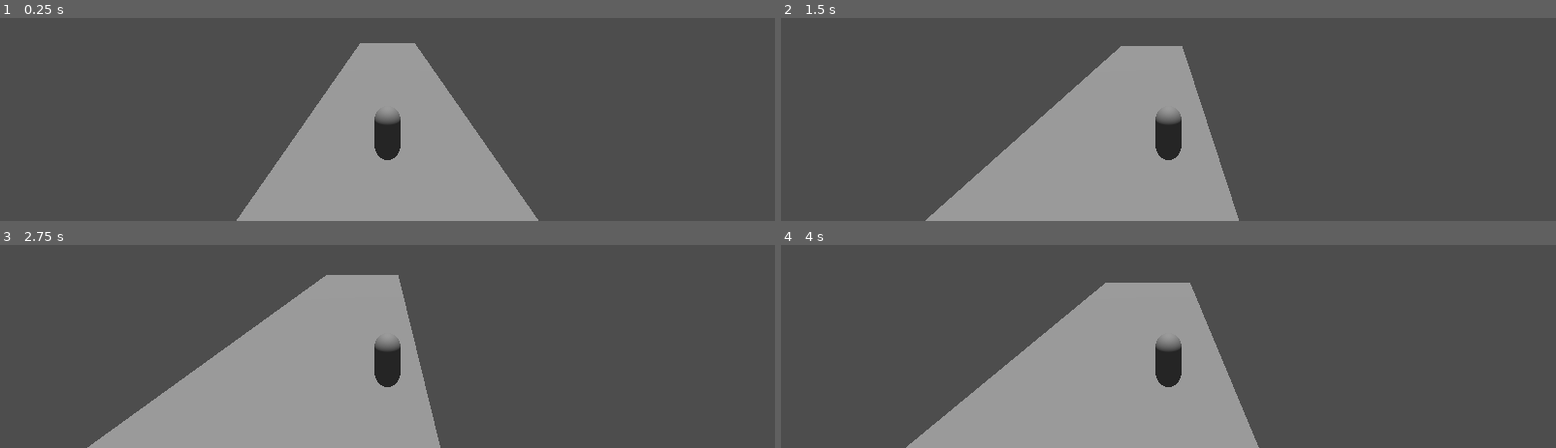
Above: before the commit, frames 1-4 (two rows, left to right).
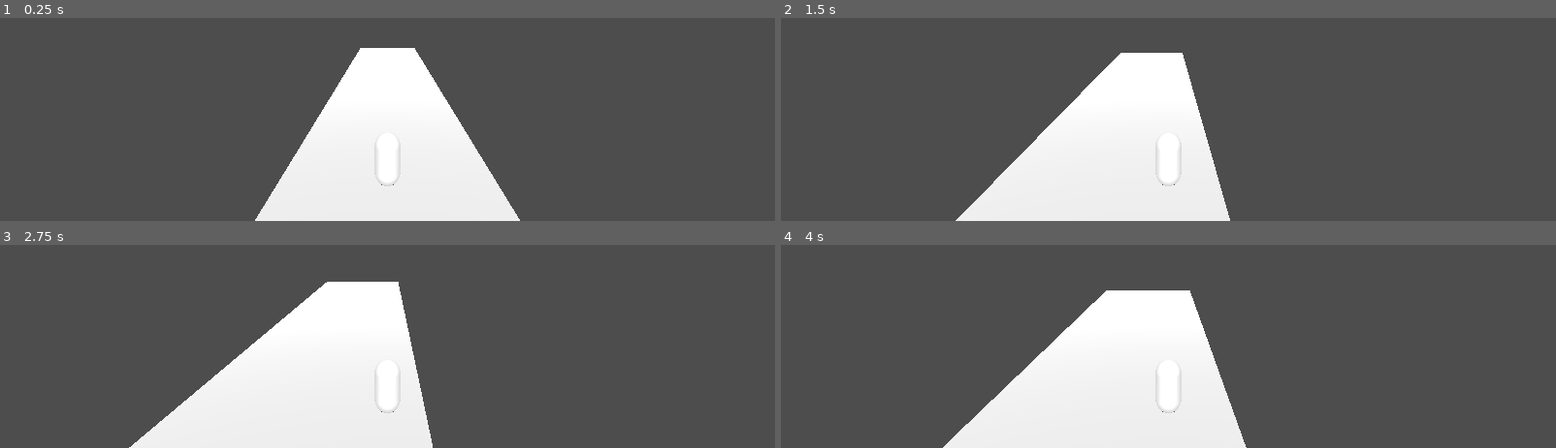
Above: after the commit, the same moments.

Repository: XiniDev/AutoScroller
Game: Godot game, scene res://level.tscn
Two runs of this game, one before a commit and one after it. Both use one fixed random seed, a clock stepped at 60 frames per second and the inputs below.
Inputs:
- Up to frame 1 (0.25 s): no input
- Up to frame 2 (1.5 s): hold D (move_right) 0.53-1.28 s; tap Space (jump) at 0.77 s; hold A (move_left) from 1.28 s (still down)
- Up to frame 3 (2.75 s): tap Space (jump) at 1.52 s; release A (move_left) at 2.03 s; hold D (move_right) from 2.03 s (still down)
- Up to frame 4 (4 s): tap Space (jump) at 3.02, 3.77 s; release D (move_right) at 3.53 s; hold A (move_left) from 3.53 s (still down)

The runs differ from the first frame. In frame 1, 20% of the frame differs, in the area x 30-70%, y 12-100%; in frame 2, 21%; in frame 3, 23%, in the area x 11-57%, y 14-100%; in frame 4, 23%.

Commit message:
Added background colour
Added world environment to add colour to the scene to ensure objects don't blend in. Also attached light to the player rather than the scene

Diff:
--- a/level.tscn
+++ b/level.tscn
@@ -6,6 +6,8 @@
 
 [sub_resource type="PlaneMesh" id="PlaneMesh_o23mo"]
 size = Vector2(10, 50)
+
+[sub_resource type="StandardMaterial3D" id="StandardMaterial3D_rlter"]
 
 [sub_resource type="ConvexPolygonShape3D" id="ConvexPolygonShape3D_3ec7s"]
 points = PackedVector3Array(-5.1773, 0.17727, -25.1773, 5.10638, 0.17727, 25.1773, 5.10638, 0.17727, -25.1773, -5.1773, 0.17727, 25.1773)
@@ -15,13 +17,11 @@
 [node name="WorldEnvironment" type="WorldEnvironment" parent="."]
 environment = SubResource("Environment_5hm5c")
 
-[node name="DirectionalLight3D" type="DirectionalLight3D" parent="."]
-transform = Transform3D(1, 0, 0, 0, -4.37114e-08, 1, 0, -1, -4.37114e-08, 0, 30, 0)
-
 [node name="Floor" type="StaticBody3D" parent="."]
 
 [node name="MeshInstance3D" type="MeshInstance3D" parent="Floor"]
 mesh = SubResource("PlaneMesh_o23mo")
+surface_material_override/0 = SubResource("StandardMaterial3D_rlter")
 
 [node name="CollisionShape3D" type="CollisionShape3D" parent="Floor"]
 shape = SubResource("ConvexPolygonShape3D_3ec7s")
@@ -30,7 +30,7 @@
 transform = Transform3D(1, 0, 0, 0, 1, 0, 0, 0, 1, 0, 2.51818, -17.7626)
 
 [node name="Left Wall" type="StaticBody3D" parent="."]
-transform = Transform3D(-4.37114e-08, -1, 0, 1, -4.37114e-08, 0, 0, 0, 1, 5, 2.856, -1.865)
+transform = Transform3D(-4.37114e-08, -1, 0, 1, -4.37114e-08, 0, 0, 0, 1, 5, 0, 0)
 
 [node name="MeshInstance3D" type="MeshInstance3D" parent="Left Wall"]
 visible = false
@@ -40,7 +40,7 @@
 shape = SubResource("ConvexPolygonShape3D_3ec7s")
 
 [node name="Right Wall" type="StaticBody3D" parent="."]
-transform = Transform3D(-4.37114e-08, -1, 0, 1, -4.37114e-08, 0, 0, 0, 1, -5, 2.856, -1.865)
+transform = Transform3D(-4.37114e-08, -1, 0, 1, -4.37114e-08, 0, 0, 0, 1, -5, 0, 0)
 
 [node name="MeshInstance3D" type="MeshInstance3D" parent="Right Wall"]
 visible = false
--- a/player.tscn
+++ b/player.tscn
@@ -1,8 +1,10 @@
-[gd_scene load_steps=4 format=3 uid="uid://c0m3vhcmqio8x"]
+[gd_scene load_steps=5 format=3 uid="uid://c0m3vhcmqio8x"]
 
 [ext_resource type="Script" path="res://player.gd" id="1_nfqd7"]
 
 [sub_resource type="CapsuleMesh" id="CapsuleMesh_oce7v"]
+
+[sub_resource type="StandardMaterial3D" id="StandardMaterial3D_cokq5"]
 
 [sub_resource type="ConvexPolygonShape3D" id="ConvexPolygonShape3D_wg3oo"]
 points = PackedVector3Array(-0.125207, -0.532801, -0.480507, 0.0227831, 0.47607, 0.498884, 0.169713, 0.559144, 0.464172 …(924 unchanged characters)…
@@ -12,12 +14,18 @@
 
 [node name="MeshInstance3D" type="MeshInstance3D" parent="."]
 mesh = SubResource("CapsuleMesh_oce7v")
+surface_material_override/0 = SubResource("StandardMaterial3D_cokq5")
 
 [node name="CollisionShape3D" type="CollisionShape3D" parent="."]
 shape = SubResource("ConvexPolygonShape3D_wg3oo")
 
 [node name="Camera3D" type="Camera3D" parent="."]
-transform = Transform3D(-1, 0, -8.74228e-08, 0, 1, 0, 8.74228e-08, 0, -1, 0, 5, -11)
+transform = Transform3D(-1, 0, -1.50996e-07, 0, 1, 0, 1.50996e-07, 0, -1, 0, 6, -11)
 near = 0.092
 
 [node name="RayCast3D" type="RayCast3D" parent="Camera3D"]
+
+[node name="DirectionalLight3D" type="DirectionalLight3D" parent="Camera3D"]
+transform = Transform3D(-1, -8.43899e-08, -1.25212e-07, 0, -0.829243, 0.558889, -1.50996e-07, 0.558889, 0.829243, 1.55494, 4.60558, 9.72004)
+light_energy = 1.31
+light_indirect_energy = 16.0
Not shown: 1 places in level.tscn that only renumber resources
